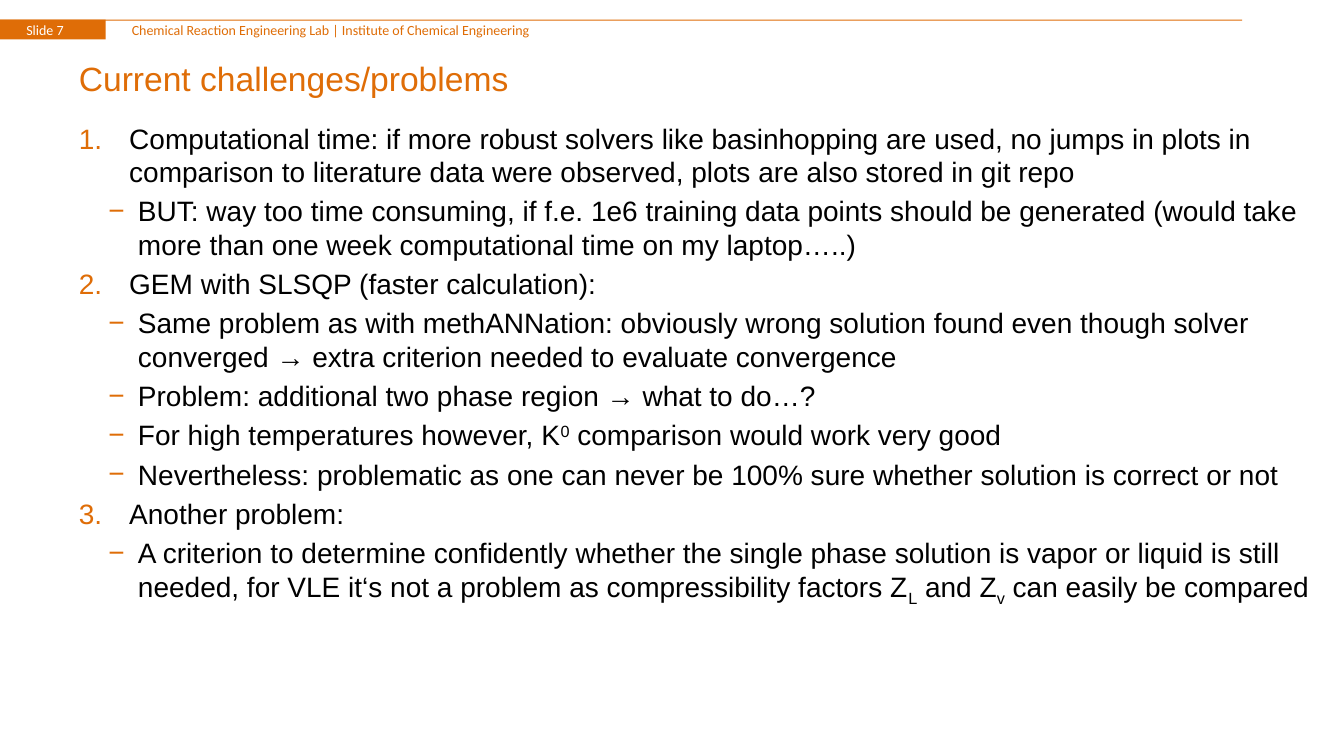
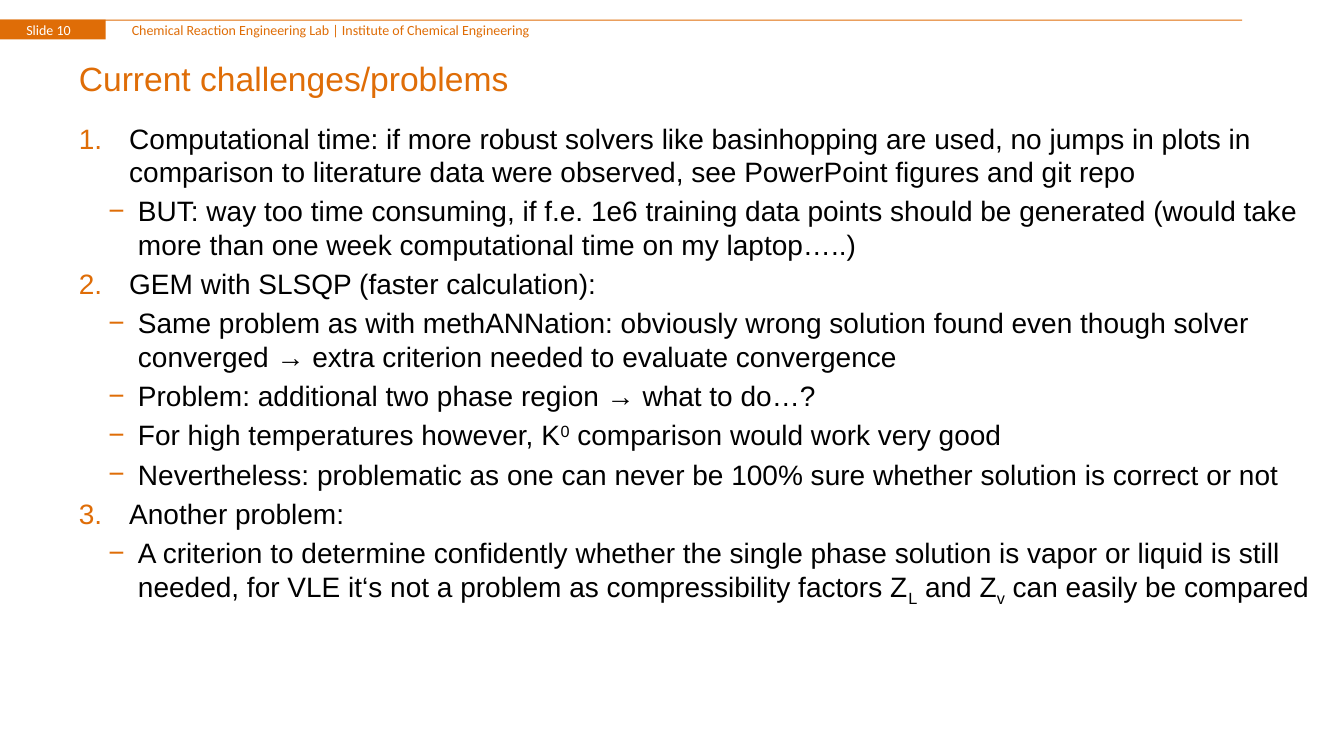
Before and after one commit to ChemRxnEngLab/GibbsEnergyMinimizationModel, a slide deck: slide 10 of methANNol.pptx (slide 7 before the commit). Drawn at 1344x756 pixels with LibreOffice and Linux fonts; fonts in the diff are those of the drawing; background and template pictures are left out. Boxes give left, top, right and bottom in pixels: in the first picture for what was removed or moved away, otherwise in the second. Text is boxed around its words. In the diff, an @@ line names an element or a change of style, - is before the commit and + after.

```diff
--- a/methANNol.pptx
+++ b/methANNol.pptx
@@ page number at (x1=26, y1=25, x2=71, y2=35): text changed @@
-Slide 7
+Slide 10
@@ text at (x1=129, y1=128, x2=1251, y2=187): text changed @@
-1. Computational time: if more robust solvers like basinhopping are used, no jumps in plots in comparison to literature data were observed, plots are also stored in git repo
+1. Computational time: if more robust solvers like basinhopping are used, no jumps in plots in comparison to literature data were observed, see PowerPoint figures and git repo
```
Also in this commit, not shown: 5 other slides changed, 3 slides added, 1 slide removed.
